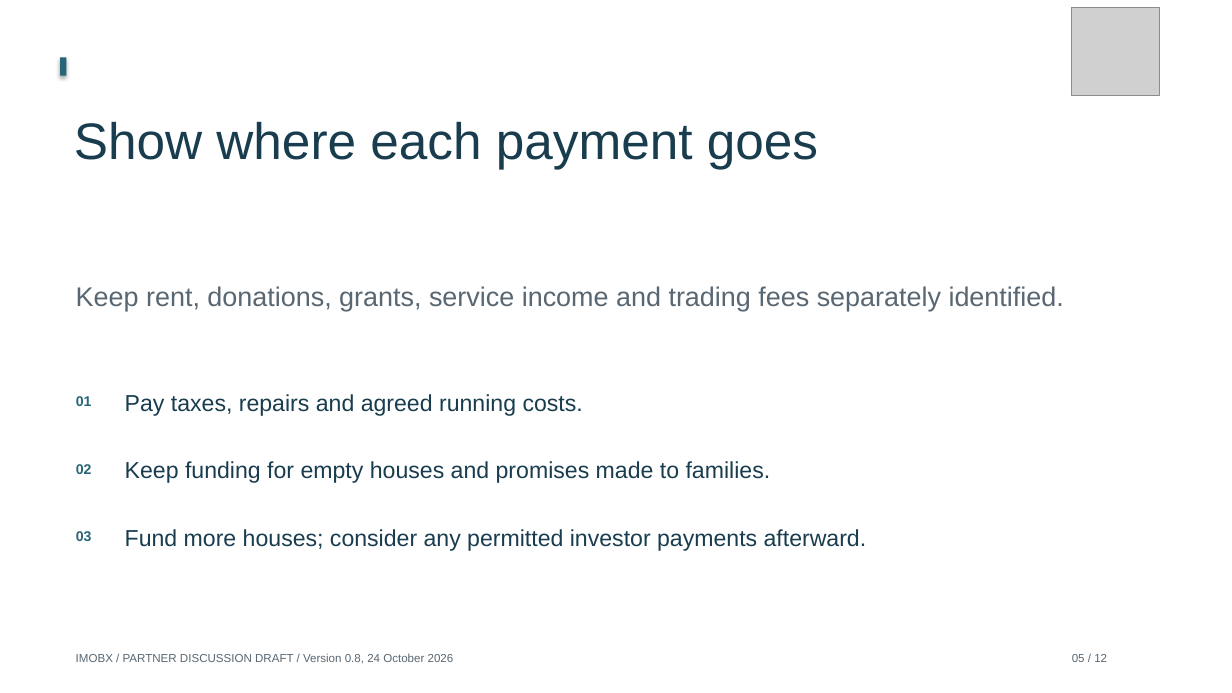
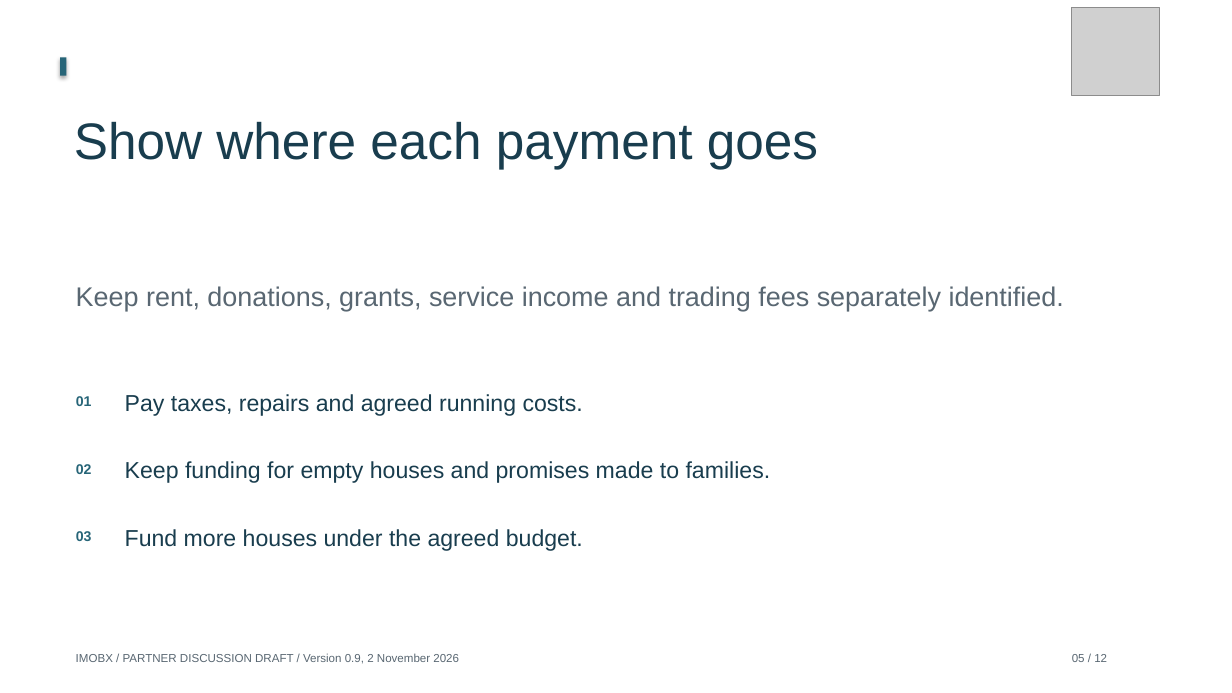
Before and after one commit to Siah-kin/imobx-website, a slide deck: slide 5 of pitchdeck.pptx. Drawn at 1232x693 pixels with LibreOffice and Linux fonts; fonts in the diff are those of the drawing; grey boxes stand for pictures. Boxes give left, top, right and bottom in pixels: in the first picture for what was removed or moved away, otherwise in the second. Text is boxed around its words. In the diff, an @@ line names an element or a change of style, - is before the commit and + after.

```diff
--- a/pitchdeck.pptx
+++ b/pitchdeck.pptx
@@ text at [125, 529, 583, 551]: text changed @@
-Fund more houses; consider any permitted investor payments afterward.
+Fund more houses under the agreed budget.
@@ text at [76, 653, 459, 664]: text changed @@
-IMOBX / PARTNER DISCUSSION DRAFT / Version 0.8, 24 October 2026
+IMOBX / PARTNER DISCUSSION DRAFT / Version 0.9, 2 November 2026
```
Also in this commit, not shown: 11 other slides changed, 42 other files.
